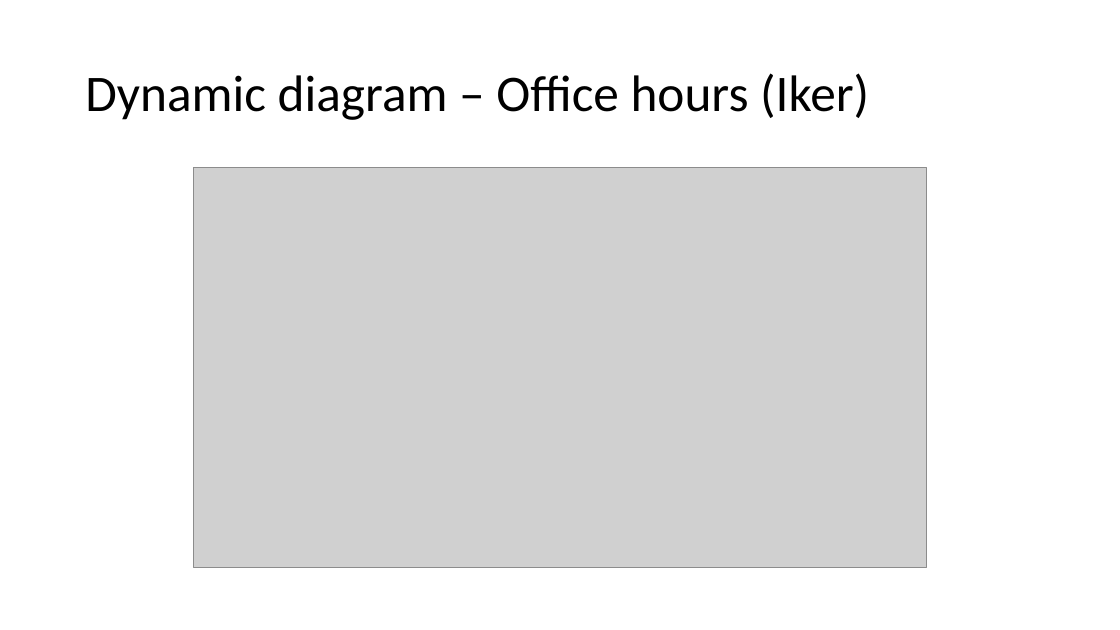
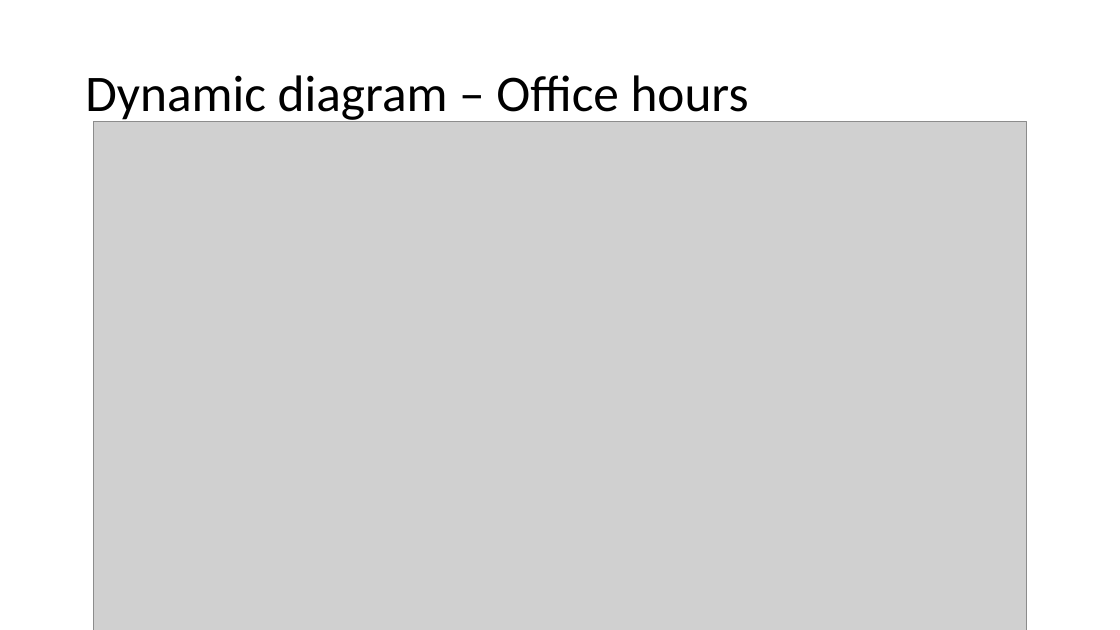
Before and after one commit to mayembe-martin/software_architecture_schedules, a slide deck: slide 8 of Schedules 1.pptx (slide 6 before the commit). Drawn at 1120x630 pixels with LibreOffice and Linux fonts; fonts in the diff are those of the drawing; grey boxes stand for pictures. Boxes give left, top, right and bottom in pixels: in the first picture for what was removed or moved away, otherwise in the second. Text is boxed around its words. In the diff, an @@ line names an element or a change of style, - is before the commit and + after.

```diff
--- a/Schedules 1.pptx
+++ b/Schedules 1.pptx
@@ title at [85,75,749,123]: text changed @@
-Dynamic diagram – Office hours (Iker)
+Dynamic diagram – Office hours
@@ picture: place and size @@
-picture at [193,168,928,568]
+picture at [93,122,1027,630]
```
Also in this commit, not shown: 1 other slide changed, 2 slides added.
